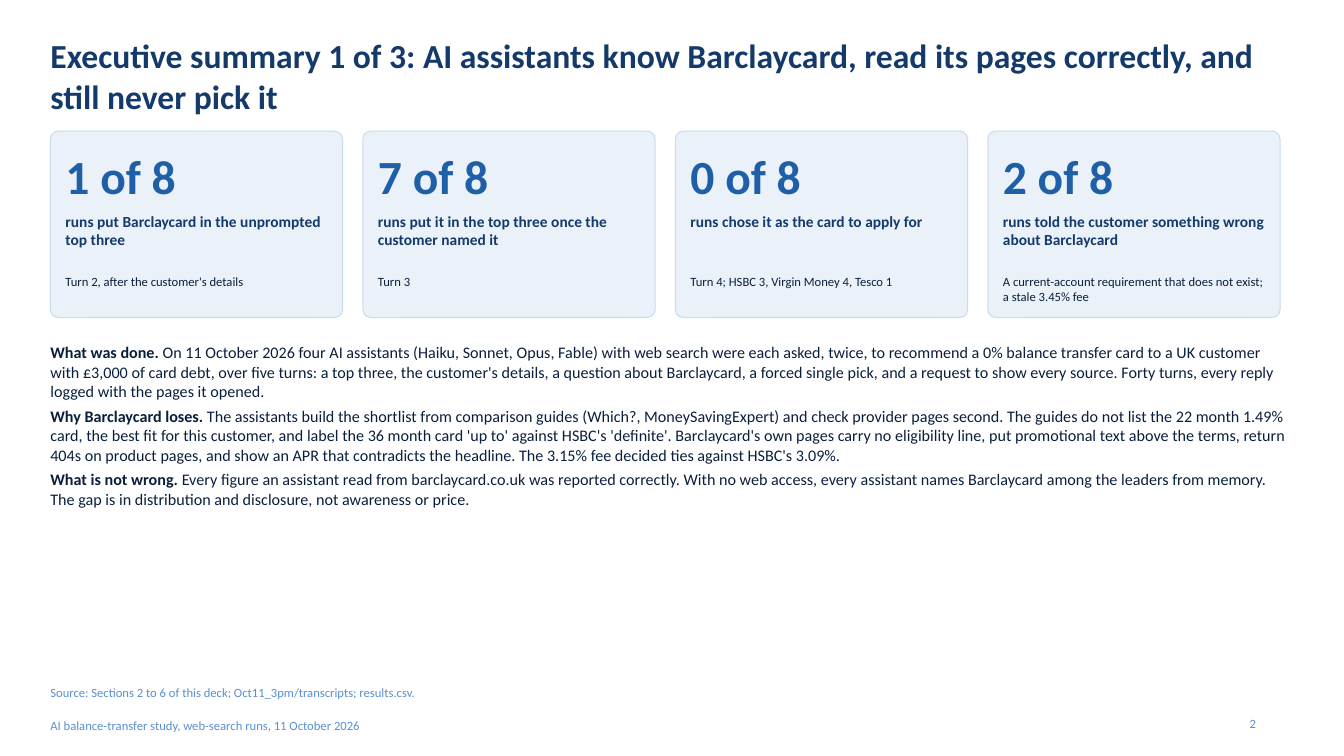
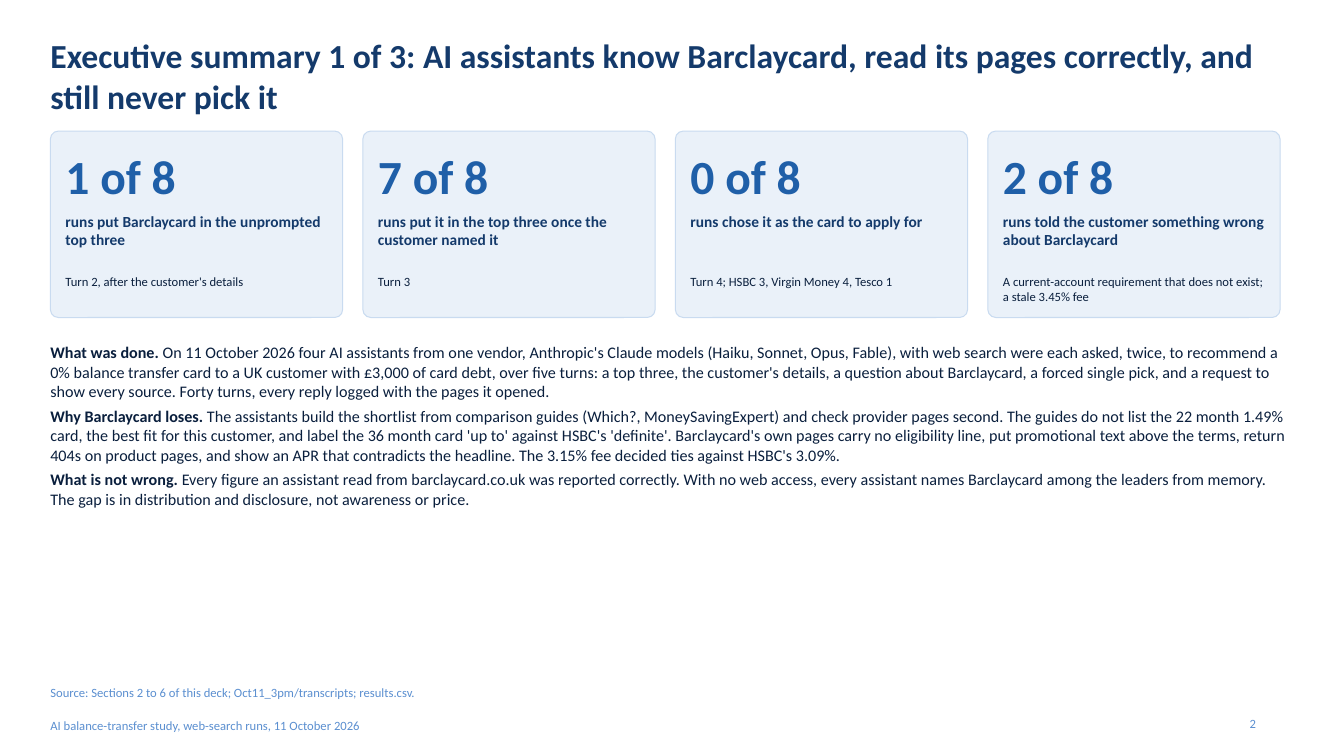
Before and after one commit to dsr001001/cc_yolo_project, a slide deck: slide 2 of Oct11_3pm/deck/Barclaycard_AI_search_study.pptx. Drawn at 1344x756 pixels with LibreOffice and Linux fonts; fonts in the diff are those of the drawing. Boxes give left, top, right and bottom in pixels: in the first picture for what was removed or moved away, otherwise in the second. Text is boxed around its words. In the diff, an @@ line names an element or a change of style, - is before the commit and + after.

```diff
--- a/Oct11_3pm/deck/Barclaycard_AI_search_study.pptx
+++ b/Oct11_3pm/deck/Barclaycard_AI_search_study.pptx
@@ text at bbox=[50, 346, 1278, 400]: text changed @@
-• What was done. On 11 October 2026 four AI assistants (Haiku, Sonnet, Opus, Fable) with web search were each asked, twice, to recommend a 0% balance transfer card to a UK customer with £3,000 of card debt, over five turns: a top three, the customer's details, a question about Barclaycard, a forced single pick, and a request to show every source. Forty turns, every reply logged with the pages it opened.
+• What was done. On 11 October 2026 four AI assistants from one vendor, Anthropic's Claude models (Haiku, Sonnet, Opus, Fable), with web search were each asked, twice, to recommend a 0% balance transfer card to a UK customer with £3,000 of card debt, over five turns: a top three, the customer's details, a question about Barclaycard, a forced single pick, and a request to show every source. Forty turns, every reply logged with the pages it opened.
```
Also in this commit, not shown: 2 other slides changed, 5 other files.
